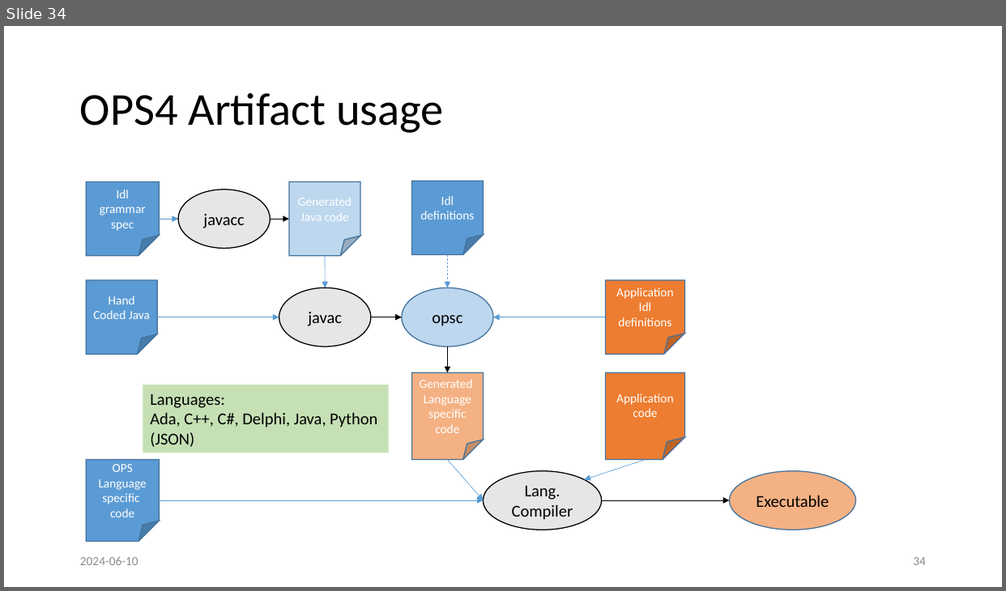
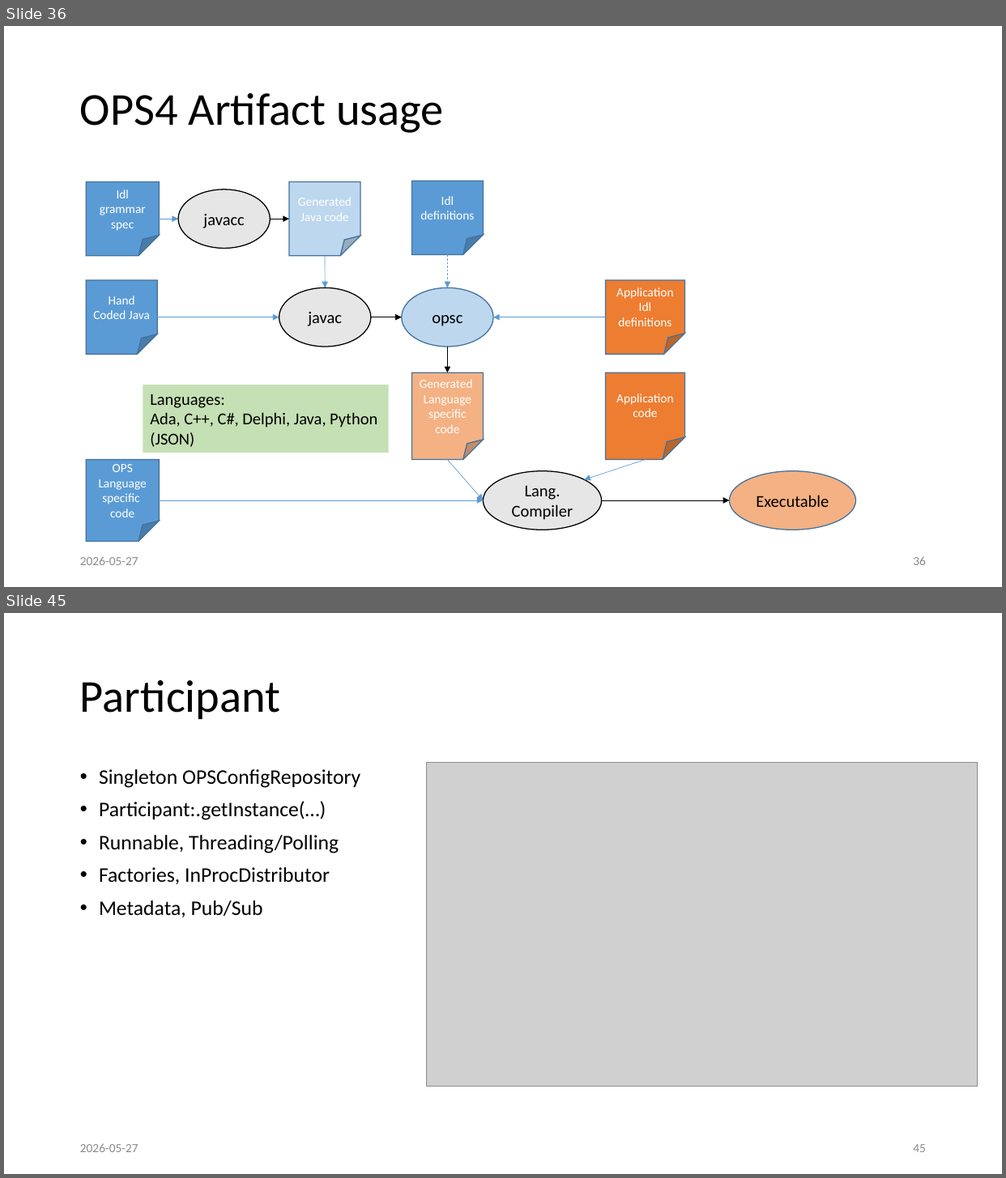
Before and after one commit to LelleAnd/ops, a slide deck: Doc/Ppt/OPS4 in depth.pptx. Shown one above the other, each under a label of ours: slide 34 before the commit, slides 36 and 45 after it; the slides between them are not shown. The pictures are 1006x591 and 1006x1178 pixels, drawn with LibreOffice and Linux fonts; fonts in the diff are those of the drawing; grey boxes stand for pictures. Boxes give left, top, right and bottom in pixels: in the first picture for what was removed or moved away, otherwise in the second. Text is boxed around its words. In the diff, an @@ line names an element or a change of style, - is before the commit and + after.

```diff
--- a/Doc/Ppt/OPS4 in depth.pptx
+++ b/Doc/Ppt/OPS4 in depth.pptx
@@ slide 45 added at (4,613,1002,1174), background #FFFFFF @@
@@ title added at (80,680,281,719), 44 pt, text #000000 @@
+Participant
@@ text added at (99,769,360,918), 20 pt, text #000000 @@
+• Singleton OPSConfigRepository
+• Participant:.getInstance(…)
+• Runnable, Threading/Polling
+• Factories, InProcDistributor
+• Metadata, Pub/Sub
@@ picture added at (426,763,978,1087) @@
@@ text added at (80,1144,138,1152), 12 pt, text #8C8C8C @@
+2026-05-27
@@ page number added at (913,1144,926,1152), 12 pt, text #8C8C8C @@
+45
@@ what was slide 34 is now slide 36 @@
@@ slide 36 changed as well @@
@@ text at (80,557,138,565): text changed @@
-2024-06-10
+2026-05-27
@@ page number at (913,557,926,565): text changed @@
-34
+36
```
Also in this commit, not shown: 32 other slides changed, 18 other slides added, 4 slides removed.
